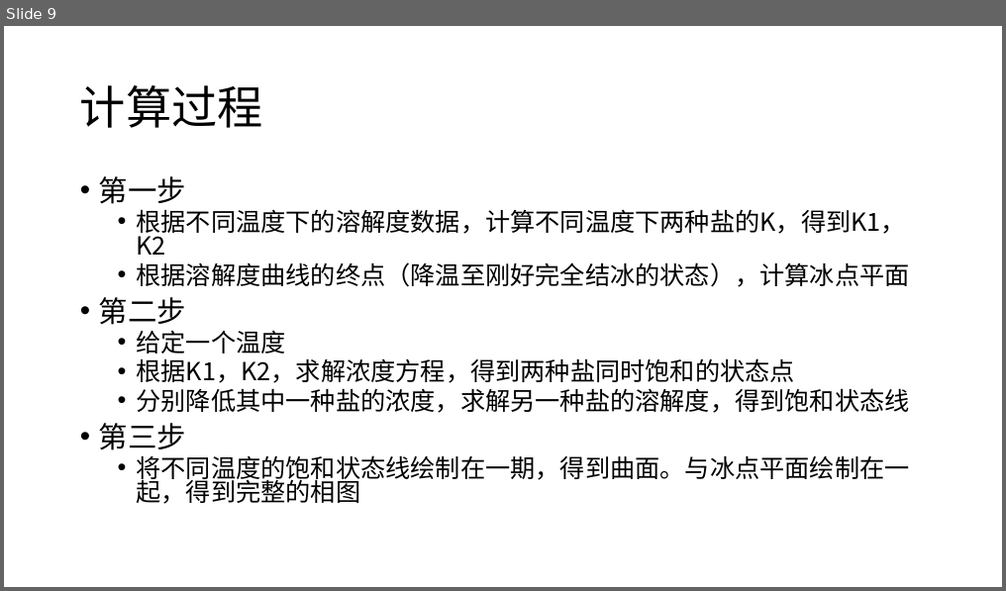
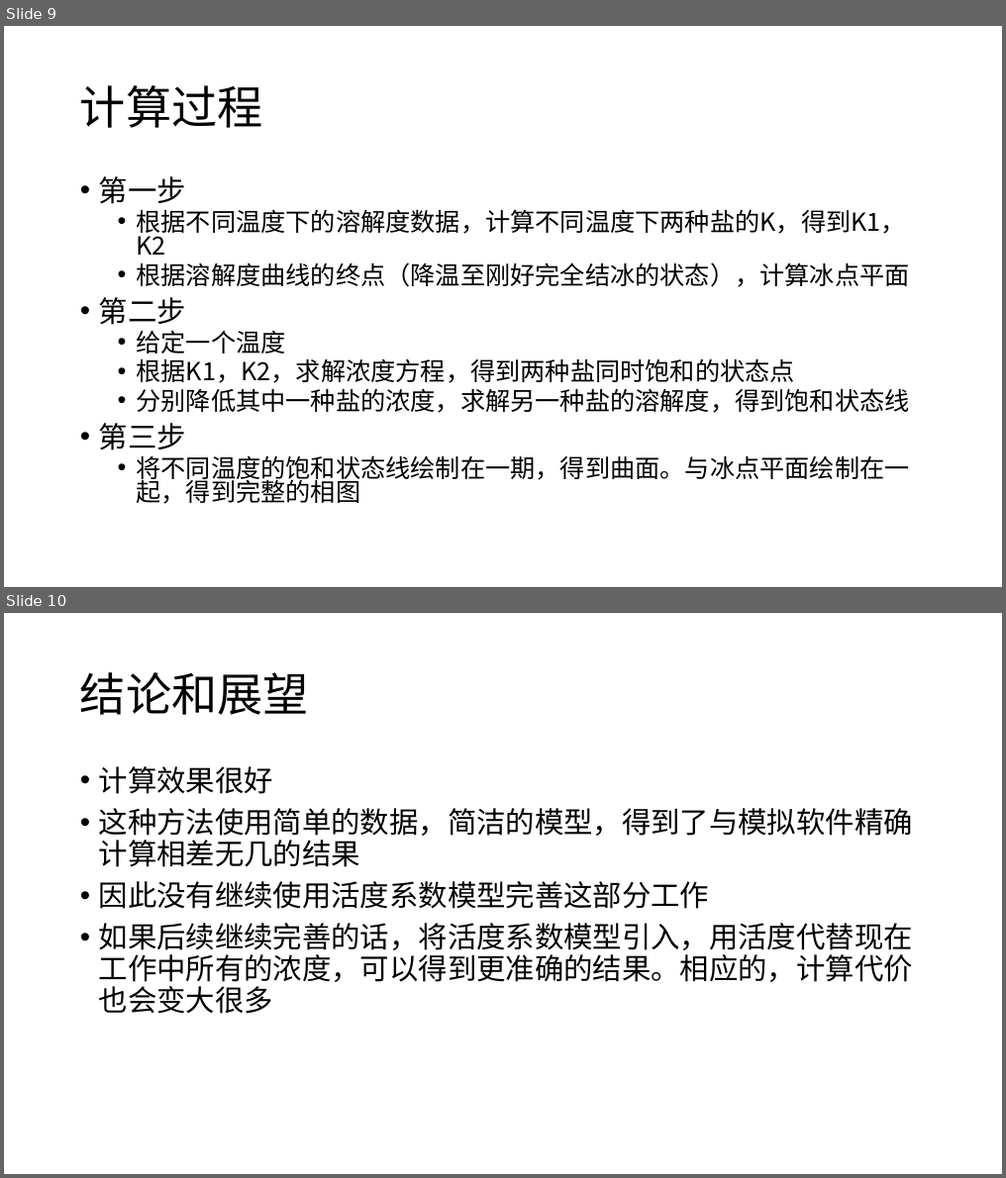
Before and after one commit to SunGuoming/CooperateWithLiZeJian, a slide deck: 溶解度计算原理.pptx. Shown one above the other, each under a label of ours: slide 9 before the commit, slides 9 and 10 after it. The pictures are 1006x591 and 1006x1178 pixels, drawn with LibreOffice and Linux fonts; fonts in the diff are those of the drawing. Boxes give left, top, right and bottom in pixels: in the first picture for what was removed or moved away, otherwise in the second. Text is boxed around its words. In the diff, an @@ line names an element or a change of style, - is before the commit and + after.

```diff
--- a/溶解度计算原理.pptx
+++ b/溶解度计算原理.pptx
@@ slide 10 added at (x1=4, y1=613, x2=1002, y2=1174), background #FFFFFF @@
@@ title added at (x1=80, y1=672, x2=309, y2=715), 44 pt, text #000000 @@
+结论和展望
@@ text added at (x1=99, y1=766, x2=913, y2=1014), 28 pt, text #000000 @@
+• 计算效果很好
+• 这种方法使用简单的数据，简洁的模型，得到了与模拟软件精确计算相差无几的结果
+• 因此没有继续使用活度系数模型完善这部分工作
+• 如果后续继续完善的话，将活度系数模型引入，用活度代替现在工作中所有的浓度，可以得到更准确的结果。相应的，计算代价也会变大很多
```
Also in this commit, not shown: 2 slides changed.
